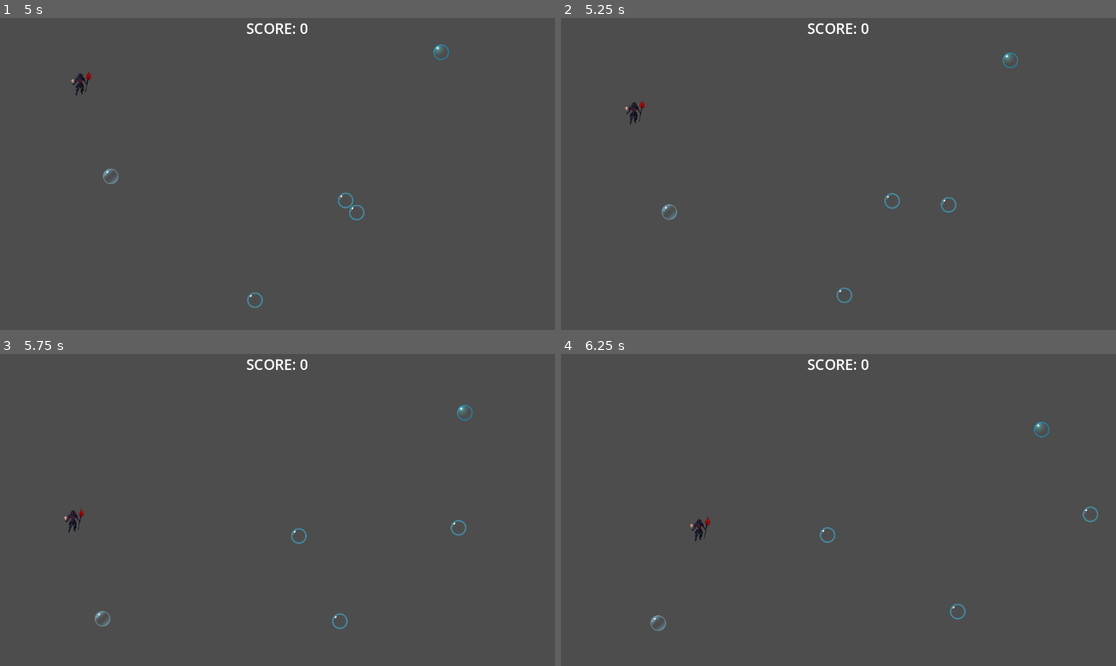
Above: before the commit, frames 1-4 (two rows, left to right).
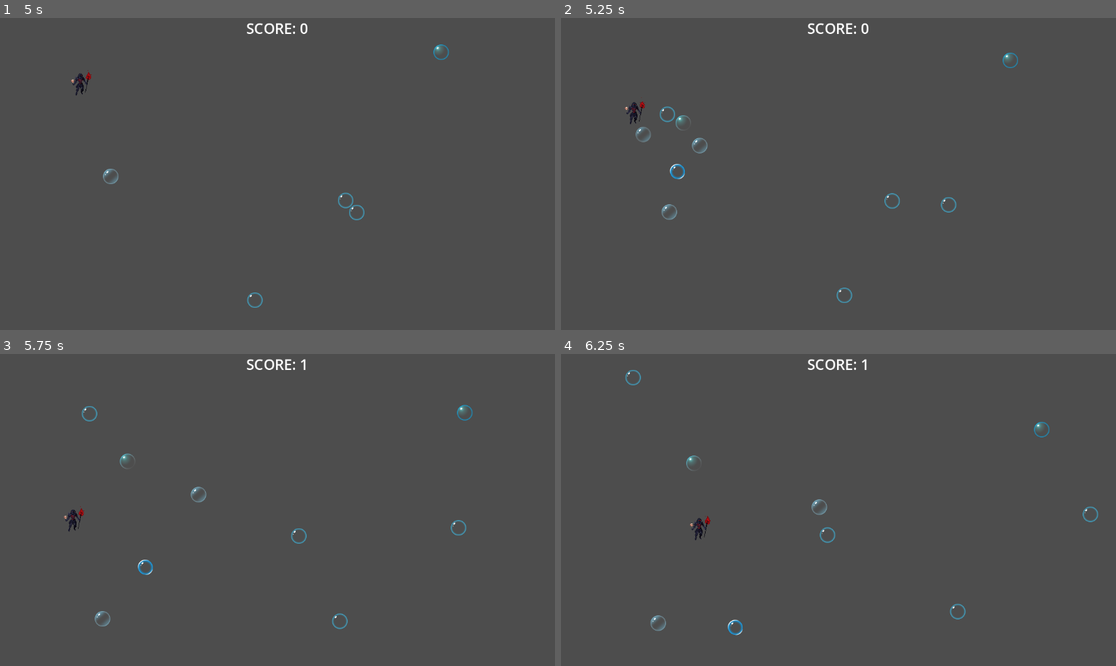
Above: after the commit, the same moments.

Repository: ZalewskiPiotr/Bubbles-Hunter-2
Game: Godot game, scene res://scenes/main_node.tscn
Same seed, same stepped clock (60 frames per second), same inputs: the game is played once before the commit and once after it.
Inputs (mouse positions are in pixels of both pictures, inside the frame that each line leads up to):
- Up to frame 1 (5 s): move the mouse to (399, 158) at 0.52 s; hold Right (player_move_right) 0.53-1.28 s; move the mouse to (166, 189) at 1.27 s; hold Down (player_move_down) 1.28-2.03 s; move the mouse to (333, 105) at 2.02 s; hold Right (player_move_right) 2.03-2.78 s; move the mouse to (249, 236) at 2.77 s; hold Up (player_move_up) 2.78-3.53 s; move the mouse to (444, 220) at 3.52 s; hold Left (player_move_left) from 3.53 s (still down); move the mouse to (111, 127) at 4.27 s
- Up to frame 2 (5.25 s): move the mouse to (866, 174) at 5.02 s; release Left (player_move_left) at 5.03 s; hold Down (player_move_down) from 5.03 s (still down)
- Up to frame 3 (5.75 s): keep holding Down (player_move_down)
- Up to frame 4 (6.25 s): move the mouse to (755, 432) at 5.77 s; release Down (player_move_down) at 5.78 s; hold Right (player_move_right) from 5.78 s (still down)

Frame 1 is identical in both runs. In frame 2, 0.3% of the frame differs, in the area x 13-27%, y 28-52%; in frame 3, 0.3%, in the area x 11-56%, y 1-71%; in frame 4, 0.3%.

Commit message:
Cykliczne generowanie baniek
Dodano timera i na jego podstawie co określony czas generują się nowe bańki

Diff:
--- a/scenes/main_node.tscn
+++ b/scenes/main_node.tscn
@@ -16,3 +16,11 @@
 [node name="BubbleScore" parent="." instance=ExtResource("3_euac4")]
 
 [node name="Hud" parent="." instance=ExtResource("4_0xqhm")]
+
+[node name="Timers" type="Node" parent="."]
+
+[node name="TimerBubbleGenerator" type="Timer" parent="Timers"]
+wait_time = 5.0
+autostart = true
+
+[connection signal="timeout" from="Timers/TimerBubbleGenerator" to="." method="_on_timer_bubble_generator_timeout"]
--- a/scripts/main_node.gd
+++ b/scripts/main_node.gd
@@ -23,10 +23,18 @@
 	#endregion
 #endregion
 
-#region Tworzenie baniek BubbleScore
+
+#region Tworzenie baniek
 func create_some_score_bubbles():
 	var bubbles_amount = randi_range(MIN_BUBBLE_AMOUNT, MAX_BUBBLE_AMOUNT)
 	for i : int in bubbles_amount:
 		var new_bubble = _bubble_score_scene.instantiate()
 		add_child(new_bubble)
+
+## Wyzwalacz generowania baniek
+##
+## Poniższa funkcja jest wyzwalana przez TimerBubbleGenerator, zgodnie z ustawieniami timera.
+## Funkcja co określony czas generuje nowe bańki
+func _on_timer_bubble_generator_timeout():
+	create_some_score_bubbles()
 #endregion
